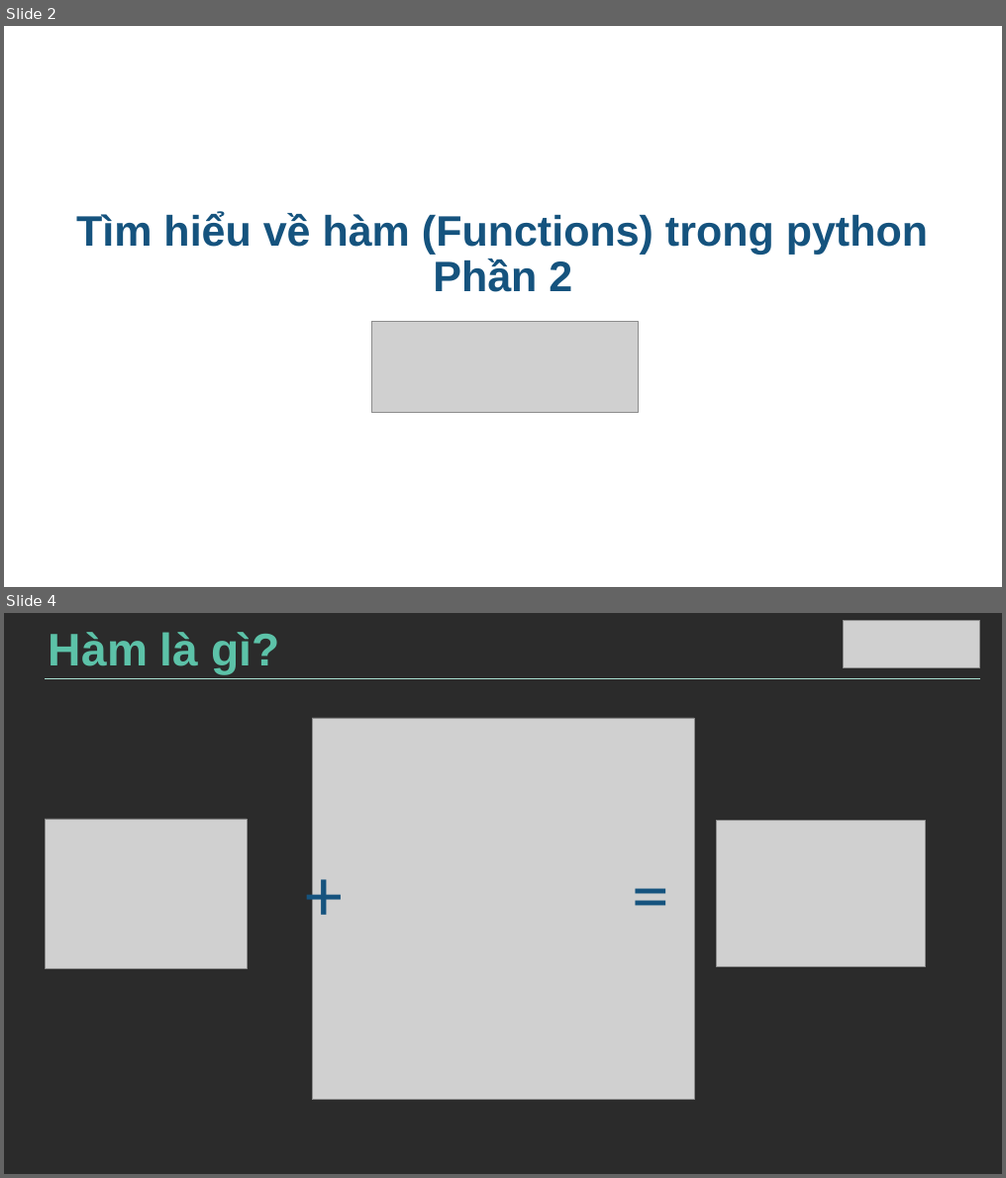
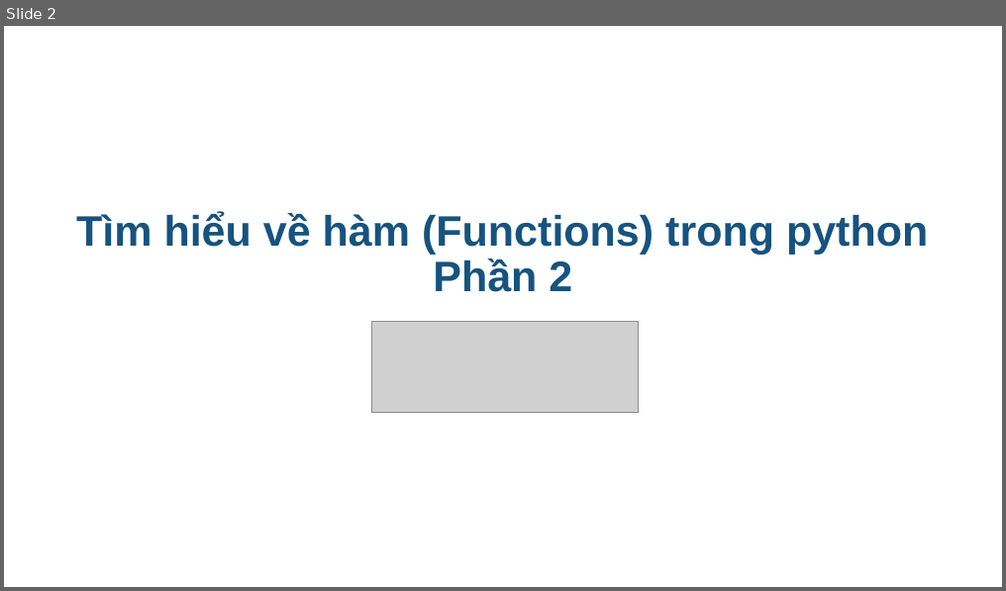
Before and after one commit to thaycacac/kids-dev, a slide deck: lv2/chapter2/chapter2.pptx. Shown one above the other, each under a label of ours: slides 2 and 4 before the commit, slide 2 after it; the slides between them are not shown. The pictures are 1006x1178 and 1006x591 pixels, drawn with LibreOffice and Linux fonts; fonts in the diff are those of the drawing; grey boxes stand for pictures; background and template pictures are left out; a plain dark background stands for a picture behind light text. Boxes give left, top, right and bottom in pixels: in the first picture for what was removed or moved away, otherwise in the second. Text is boxed around its words. In the diff, an @@ line names an element or a change of style, - is before the commit and + after.

```diff
--- a/lv2/chapter2/chapter2.pptx
+++ b/lv2/chapter2/chapter2.pptx
@@ slide 4 removed at <box>4,613,1002,1174</box>, background picture (left out) @@
@@ title removed at <box>49,632,279,675</box> @@
-Hàm là gì?
@@ picture removed at <box>844,621,980,667</box> @@
@@ line removed from (980, 679) to (45, 679) @@
@@ picture removed at <box>312,718,694,1100</box> @@
@@ picture removed at <box>45,819,247,968</box> @@
@@ picture removed at <box>717,820,926,967</box> @@
@@ text removed at <box>298,839,367,933</box> @@
-+
@@ text removed at <box>626,839,694,933</box> @@
-=
```
Also in this commit, not shown: 3 other slides changed, 3 slides added, 21 other slides removed, 6 other files.
